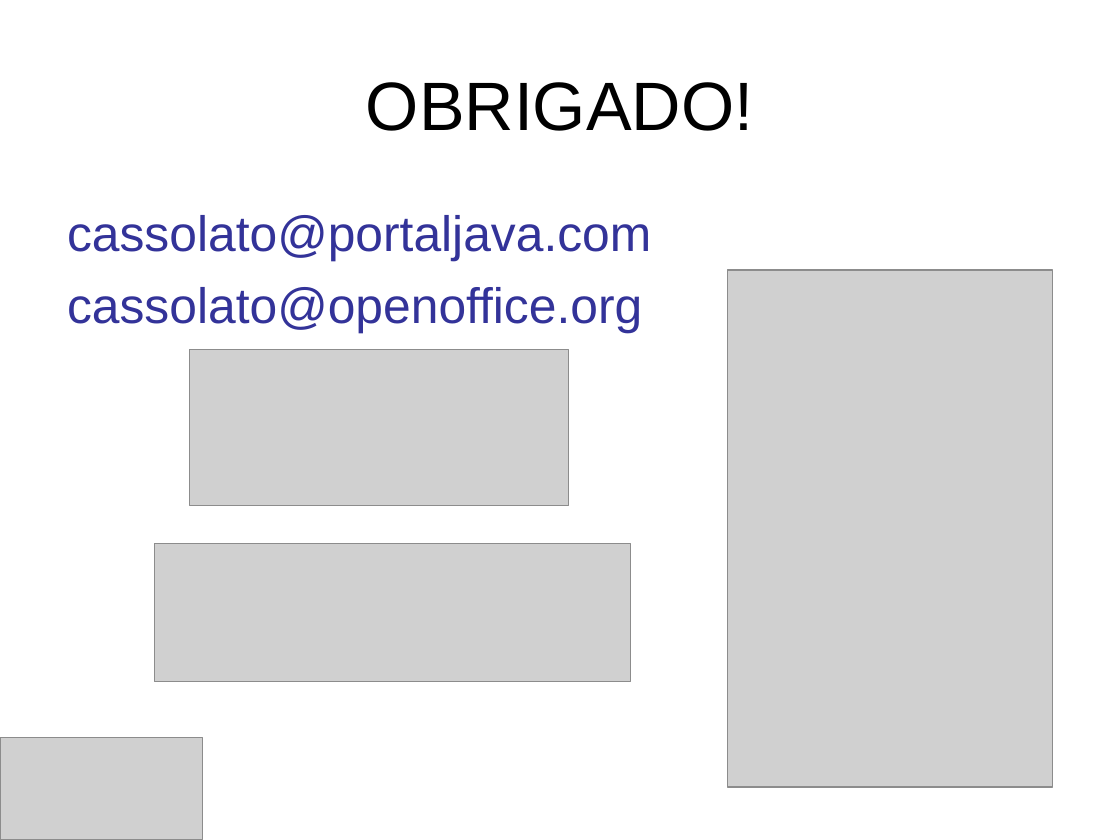
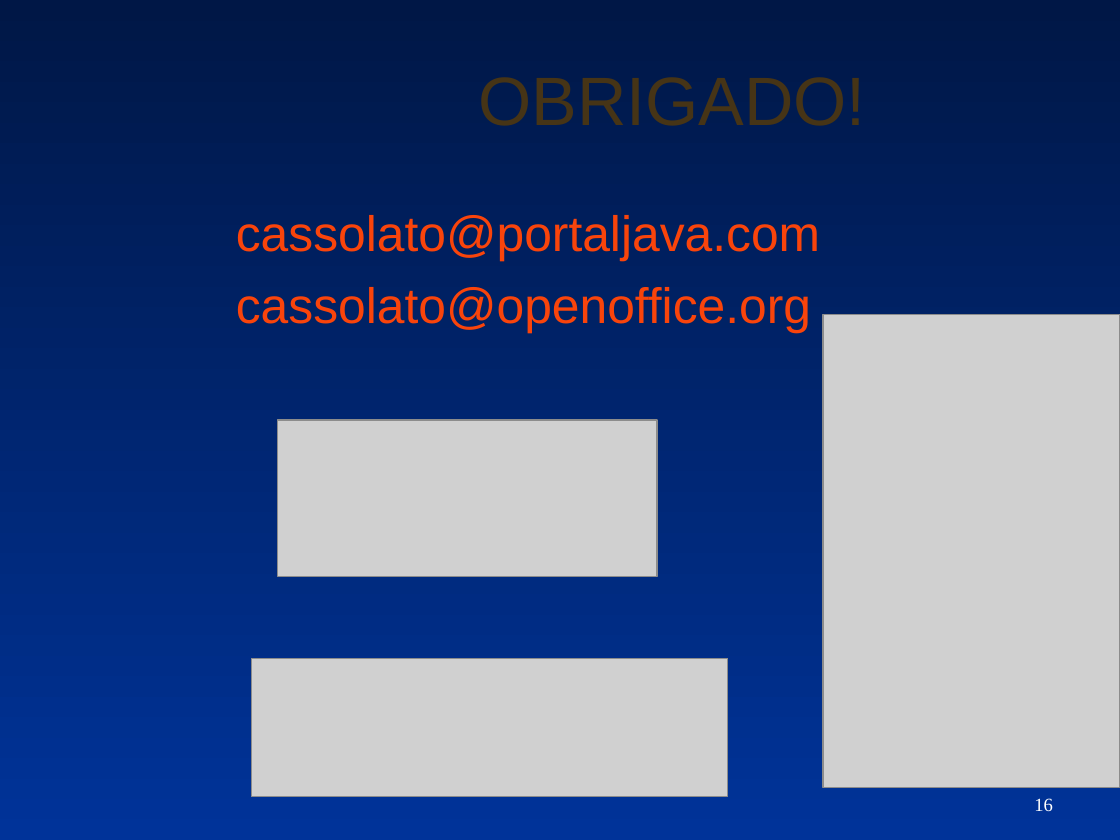
Before and after one commit to eduardoabreubg/sctmf, a slide deck: slide 16 of trunk/sctmf/documentation/Apresentação.ppt. Drawn at 1120x840 pixels with LibreOffice and Linux fonts; fonts in the diff are those of the drawing; grey boxes stand for pictures; background and template pictures are left out. Boxes give left, top, right and bottom in pixels: in the first picture for what was removed or moved away, otherwise in the second. Text is boxed around its words. In the diff, an @@ line names an element or a change of style, - is before the commit and + after.

```diff
--- a/trunk/sctmf/documentation/Apresentação.ppt
+++ b/trunk/sctmf/documentation/Apresentação.ppt
@@ background #FFFFFF to picture (left out) @@
@@ title "OBRIGADO!": place and size @@
-title "OBRIGADO!" at box(366, 82, 753, 131)
+title "OBRIGADO!" at box(225, 28, 1120, 168)
@@ title "OBRIGADO!" at box(225, 28, 1120, 168): text colour #000000 to #463416 @@
@@ text "cassolato@portaljava.com": place and size @@
-text "cassolato@portaljava.com" at box(67, 215, 651, 334)
+text "cassolato@portaljava.com" at box(236, 215, 820, 334)
@@ text "cassolato@portaljava.com" at box(236, 215, 820, 334): text colour #333399 to #F9440B @@
@@ picture: place and size @@
-picture at box(728, 270, 1053, 787)
+picture at box(823, 315, 1120, 787)
@@ picture: place and size @@
-picture at box(189, 349, 569, 506)
+picture at box(278, 420, 657, 577)
@@ picture: place and size @@
-picture at box(155, 543, 631, 681)
+picture at box(251, 659, 727, 796)
@@ picture removed at box(0, 737, 203, 840) @@
@@ page number added at box(1034, 798, 1053, 812), 12 pt, text #FFFFFF @@
+16
```
Also in this commit, not shown: 15 other slides changed.
